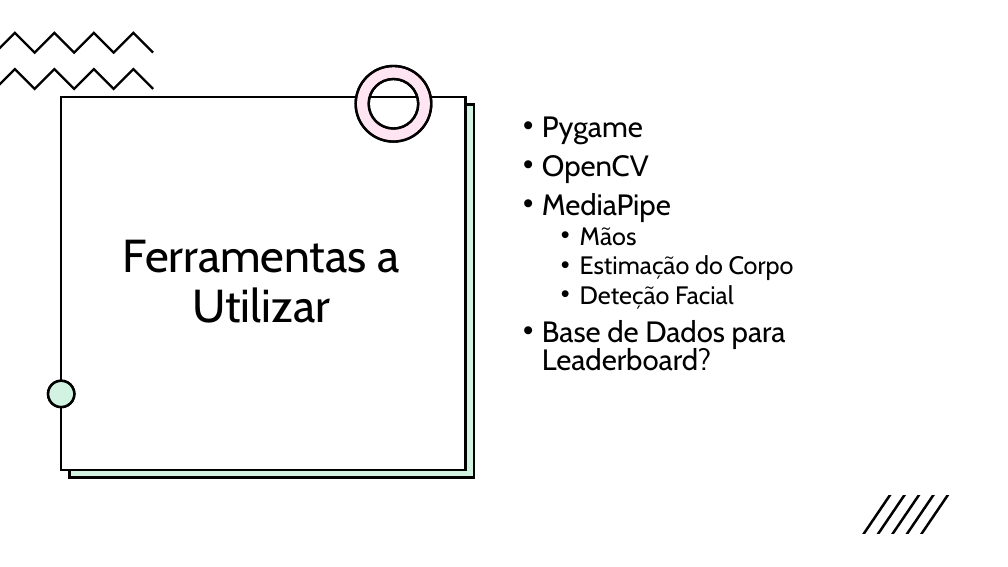
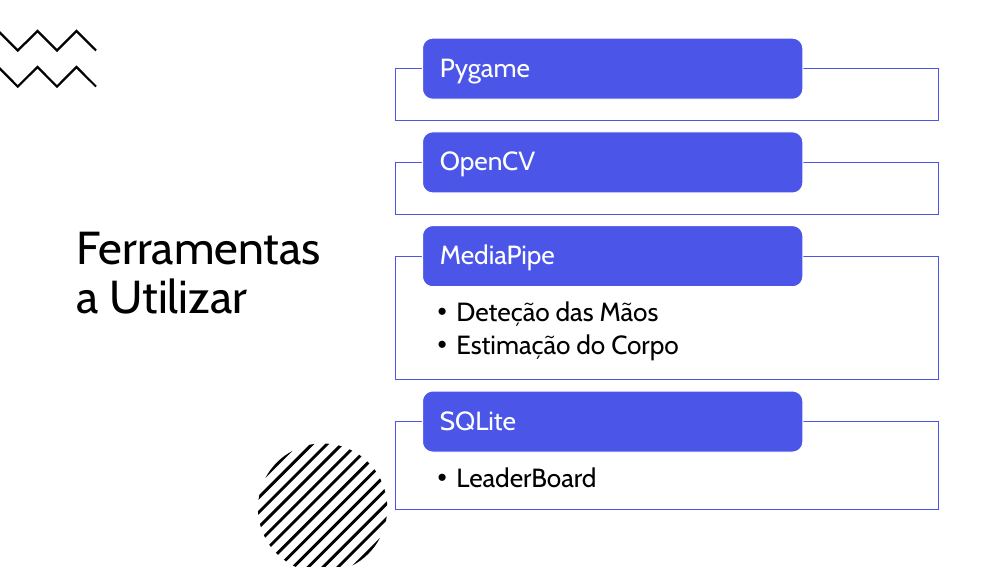
Before and after one commit to JoaoCarlosNascimento/Mario-Game, a slide deck: slide 3 of Let’s Get REALLY Fit.pptx. Drawn at 1008x567 pixels with LibreOffice and Linux fonts; fonts in the diff are those of the drawing. Boxes give left, top, right and bottom in pixels: in the first picture for what was removed or moved away, otherwise in the second. Text is boxed around its words. In the diff, an @@ line names an element or a change of style, - is before the commit and + after.

```diff
--- a/Let’s Get REALLY Fit.pptx
+++ b/Let’s Get REALLY Fit.pptx
@@ freeform shape: place and size @@
-freeform shape at (0, 31, 154, 54)
+freeform shape at (0, 29, 97, 52)
@@ freeform shape: place and size @@
-freeform shape at (0, 67, 154, 90)
+freeform shape at (0, 65, 97, 88)
@@ freeform shape removed at (356, 66, 432, 141) @@
@@ freeform shape removed at (356, 66, 432, 141) @@
@@ rectangle removed at (61, 97, 466, 470) @@
@@ title "Ferramentas a Utilizar": place and size @@
-title "Ferramentas a Utilizar" at (123, 239, 399, 323)
+title "Ferramentas a Utilizar" at (77, 231, 321, 314)
@@ title "Ferramentas a Utilizar" at (77, 231, 321, 314): alignment centre to left @@
@@ rectangle removed at (70, 104, 474, 477) @@
@@ rectangle removed at (70, 104, 474, 477) @@
@@ text removed at (542, 116, 794, 371) @@
-• Pygame
-• OpenCV
-• MediaPipe
-  • Mãos
-  • Estimação do Corpo
-  • Deteção Facial
-• Base de Dados para Leaderboard?
@@ ellipse removed at (48, 381, 74, 408) @@
@@ ellipse removed at (48, 381, 74, 408) @@
@@ group added at (395, 39, 939, 510): 6 texts, 4 rectangles, 4 rounded rectangles @@
+Pygame
+OpenCV
+  • Deteção das Mãos
+  • Estimação do Corpo
+MediaPipe
+  • LeaderBoard
+SQLite
@@ group removed at (877, 495, 950, 534): 4 freeform shapes @@
@@ group added at (258, 444, 387, 567): 12 freeform shapes @@
@@ freeform shape: place and size @@
-freeform shape at (862, 495, 892, 534)
+freeform shape at (352, 538, 380, 566)
```
Also in this commit, not shown: 1 other slide changed, 4 slides added, 1 slide removed.
